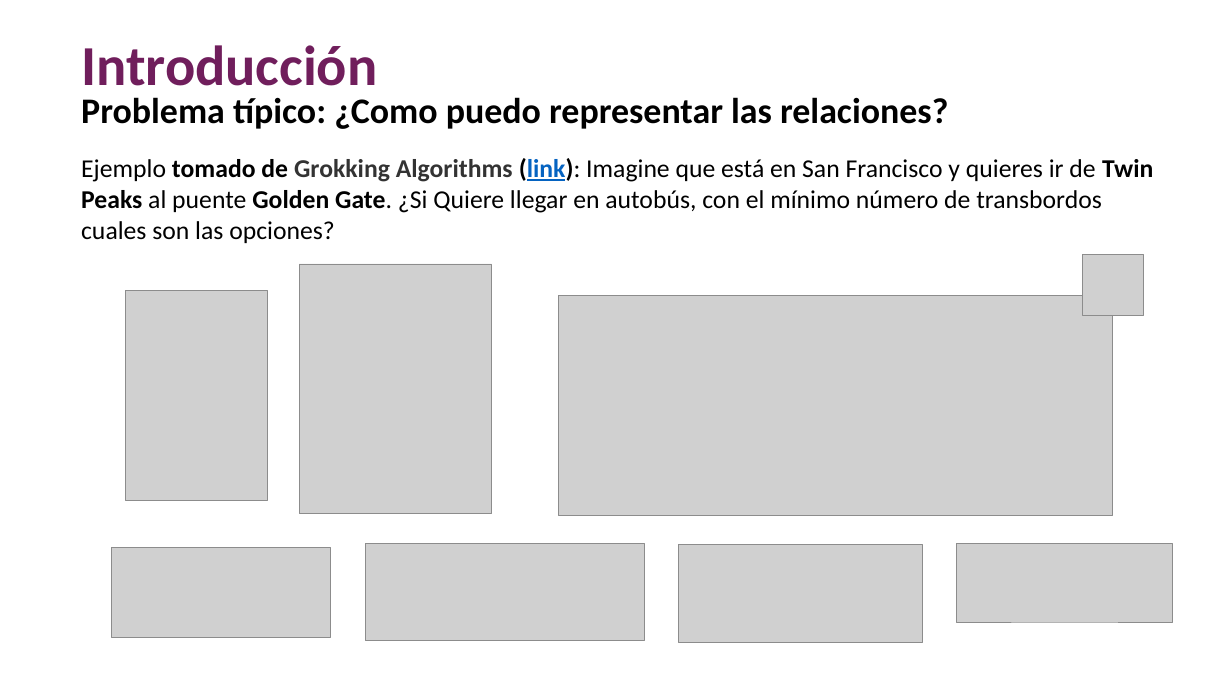
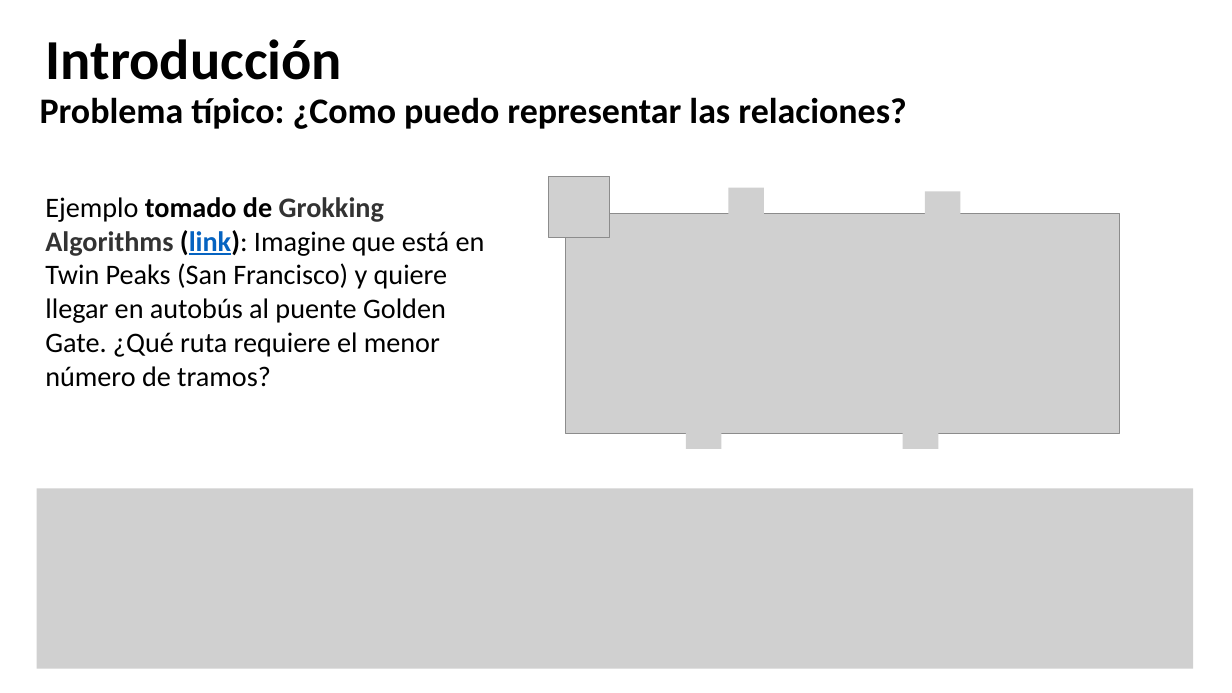
Before and after one commit to discretas1-udea/apuntes_clases_2026-2, a slide deck: slide 7 of clase-15/apuntes_clase15.pptx. Drawn at 1232x693 pixels with LibreOffice and Linux fonts; fonts in the diff are those of the drawing; grey boxes stand for pictures. Boxes give left, top, right and bottom in pixels: in the first picture for what was removed or moved away, otherwise in the second. Text is boxed around its words. In the diff, an @@ line names an element or a change of style, - is before the commit and + after.

```diff
--- a/clase-15/apuntes_clase15.pptx
+++ b/clase-15/apuntes_clase15.pptx
@@ title "Introducción": place and size @@
-title "Introducción" at (81,45,377,99)
+title "Introducción" at (46,39,342,80)
@@ title "Introducción" at (46,39,342,80): text colour #701E5C to #000000 @@
@@ text "Problema típico: ¿Como puedo representar ...": place and size @@
-text "Problema típico: ¿Como puedo representar ..." at (81,97,948,129)
+text "Problema típico: ¿Como puedo representar ..." at (40,97,906,129)
@@ picture: place and size @@
-picture at (1082,254,1143,315)
+picture at (549,177,610,238)
@@ text at (45,197,485,387): text changed; size 20 to 22 pt @@
-Ejemplo tomado de Grokking Algorithms (link): Imagine que está en San Francisco y quieres ir de Twin Peaks al puente Golden Gate. ¿Si Quiere llegar en autobús, con el mínimo número de transbordos cuales son las opciones?
+Ejemplo tomado de Grokking Algorithms (link): Imagine que está en Twin Peaks (San Francisco) y quiere llegar en autobús al puente Golden Gate. ¿Qué ruta requiere el menor número de tramos?
@@ group added at (579,188,961,449): 6 pictures @@
@@ picture: place and size @@
-picture at (558,296,1113,516)
+picture at (566,213,1120,433)
@@ picture removed at (299,264,492,514) @@
@@ picture removed at (126,291,267,501) @@
@@ picture added at (37,488,1194,668) @@
@@ picture removed at (112,547,331,637) @@
@@ picture removed at (365,544,644,641) @@
@@ picture removed at (678,544,922,642) @@
@@ picture removed at (957,544,1173,623) @@
```
Also in this commit, not shown: 27 other slides changed, 5 slides added, 5 slides removed, 5 other files.
